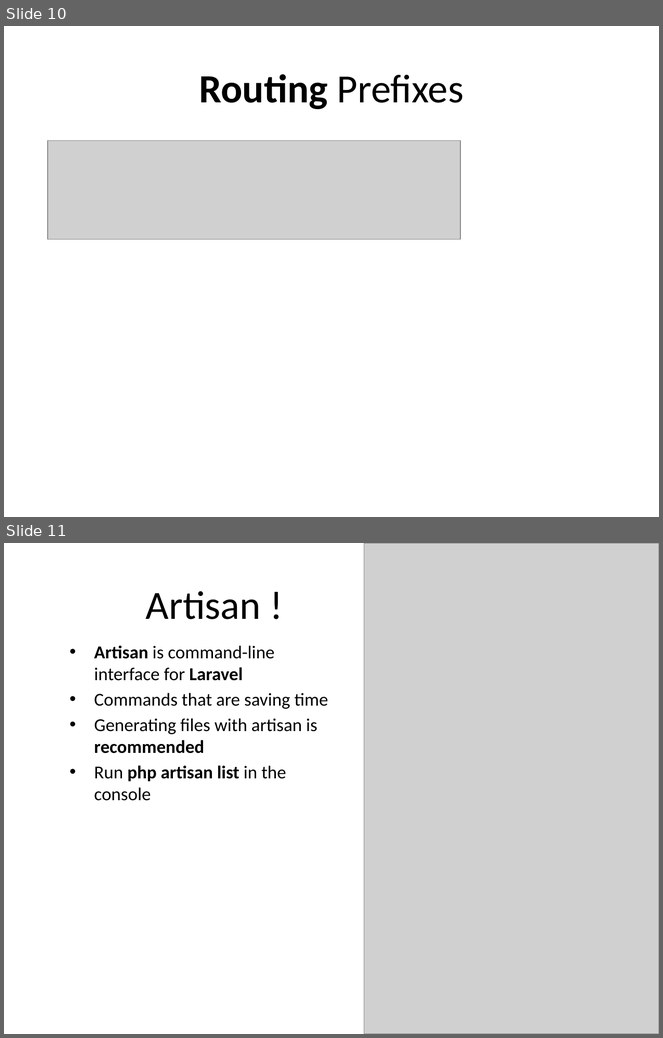
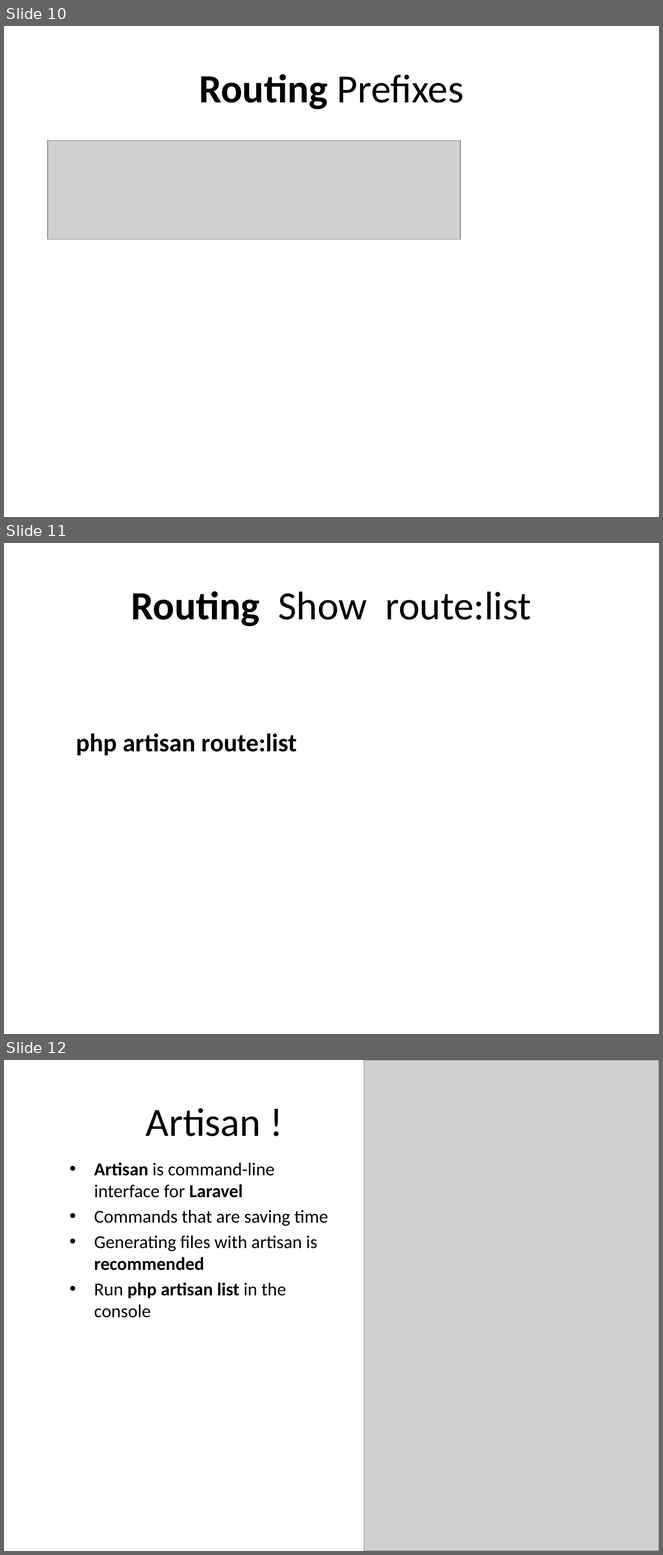
Before and after one commit to TarekSherif/LaravelCourse, a slide deck: PPT/Lec2/2-Laravel-tutorial.pptx. Shown one above the other, each under a label of ours: slides 10 and 11 before the commit, slides 10, 11 and 12 after it. The pictures are 663x1038 and 663x1555 pixels, drawn with LibreOffice and Linux fonts; fonts in the diff are those of the drawing; grey boxes stand for pictures. Boxes give left, top, right and bottom in pixels: in the first picture for what was removed or moved away, otherwise in the second. Text is boxed around its words. In the diff, an @@ line names an element or a change of style, - is before the commit and + after.

```diff
--- a/PPT/Lec2/2-Laravel-tutorial.pptx
+++ b/PPT/Lec2/2-Laravel-tutorial.pptx
@@ slide 11 added at bbox=[4, 543, 659, 1034], background #FFFFFF @@
@@ title added at bbox=[131, 591, 532, 626], 44 pt, text #000000 @@
+Routing Show route:list
@@ text added at bbox=[76, 733, 297, 756], 28 pt, text #000000, bold @@
+php artisan route:list
@@ what was slide 11 is now slide 12 @@
```
Also in this commit, not shown: 17 other files.
